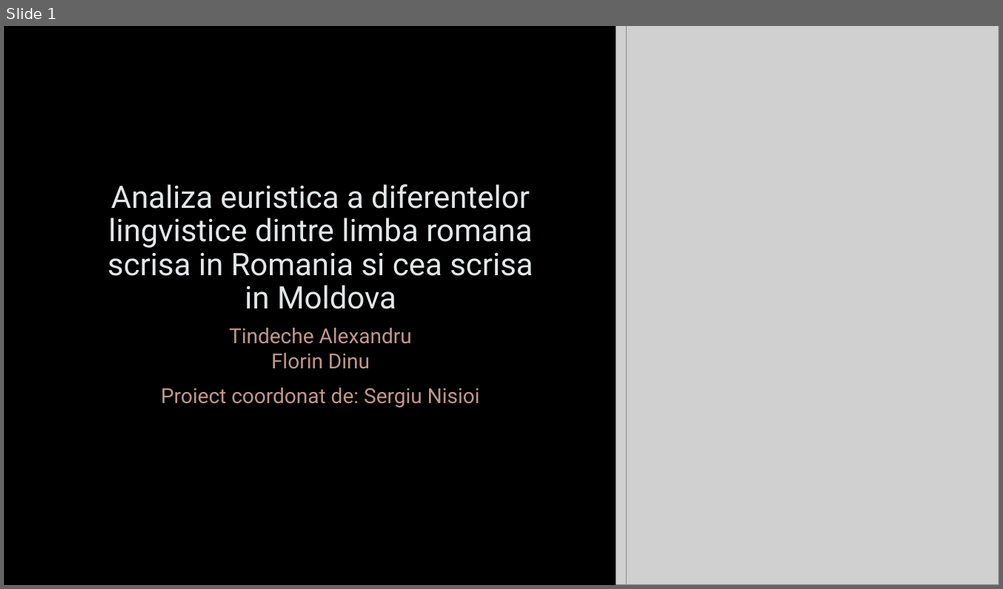
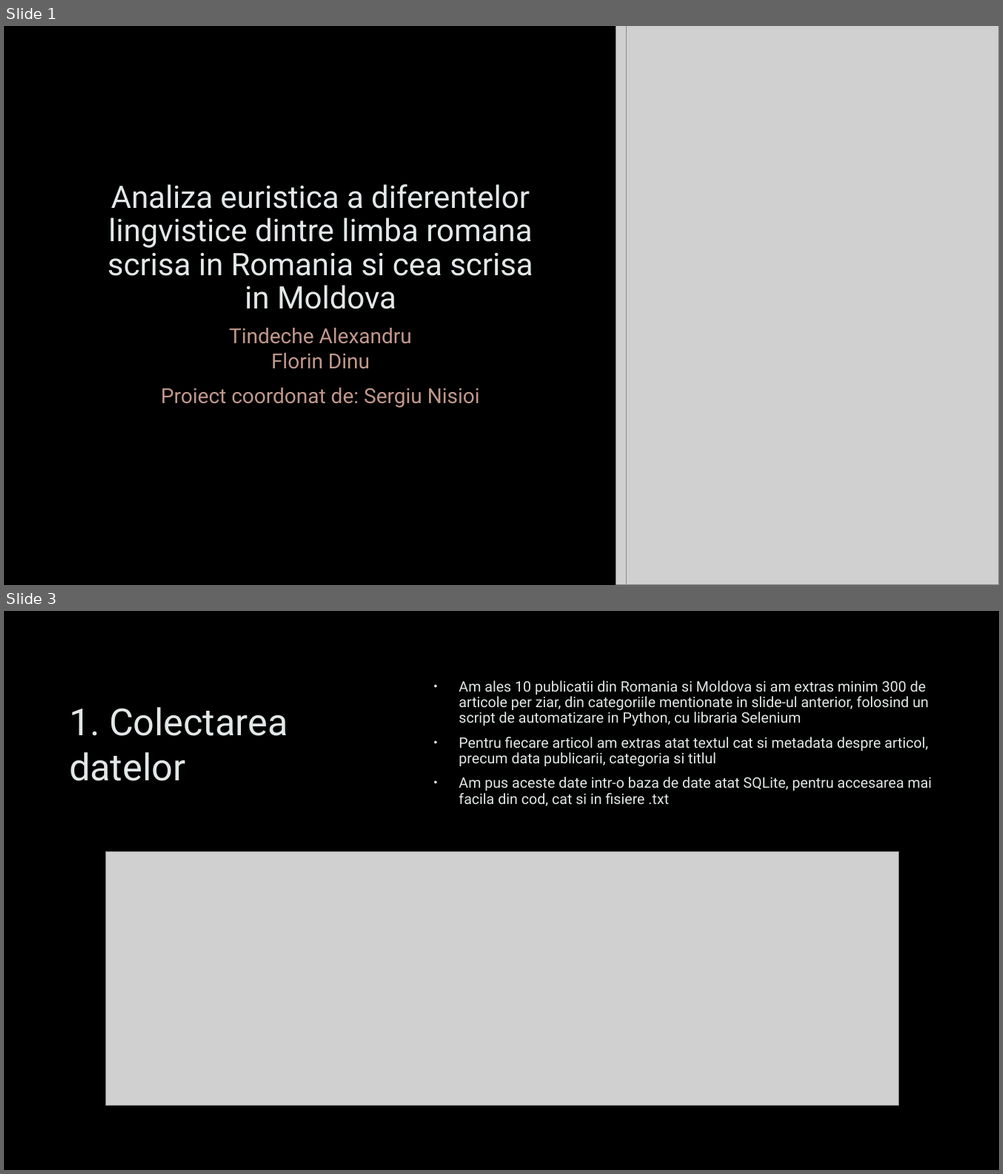
Before and after one commit to AlexTindeche/Romanian-Language-Study_Romania-Moldova, a slide deck: Presentation.pptx. Shown one above the other, each under a label of ours: slide 1 before the commit, slides 1 and 3 after it; the slides between them are not shown. The pictures are 1003x589 and 1003x1174 pixels, drawn with LibreOffice and Linux fonts; fonts in the diff are those of the drawing; grey boxes stand for pictures; background and template pictures are left out. Boxes give left, top, right and bottom in pixels: in the first picture for what was removed or moved away, otherwise in the second. Text is boxed around its words. In the diff, an @@ line names an element or a change of style, - is before the commit and + after.

```diff
--- a/Presentation.pptx
+++ b/Presentation.pptx
@@ slide 3 added at box(4, 611, 999, 1170), background picture (left out) @@
@@ text added at box(458, 681, 932, 806), 14 pt, text #E2E7E8 @@
+• Am ales 10 publicatii din Romania si Moldova si am extras minim 300 de articole per ziar, din categoriile mentionate in slide-ul anterior, folosind un script de automatizare in Python, cu libraria Selenium
+• Pentru fiecare articol am extras atat textul cat si metadata despre articol, precum data publicarii, categoria si titlul
+• Am pus aceste date intr-o baza de date atat SQLite, pentru accesarea mai facila din cod, cat si in fisiere .txt
@@ title added at box(69, 707, 287, 781), 36 pt, text #E2E7E8 @@
+1. Colectarea datelor
@@ picture added at box(106, 852, 899, 1105) @@
```
Also in this commit, not shown: 1 slide changed, 7 other slides added, 3 other files.
